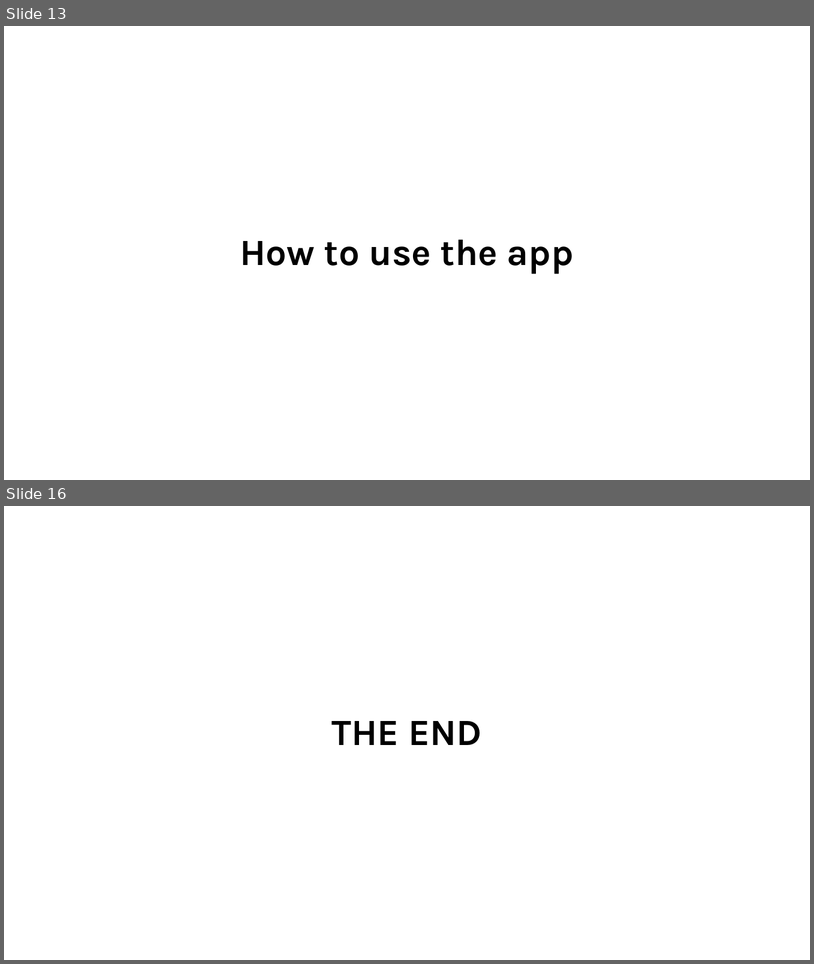
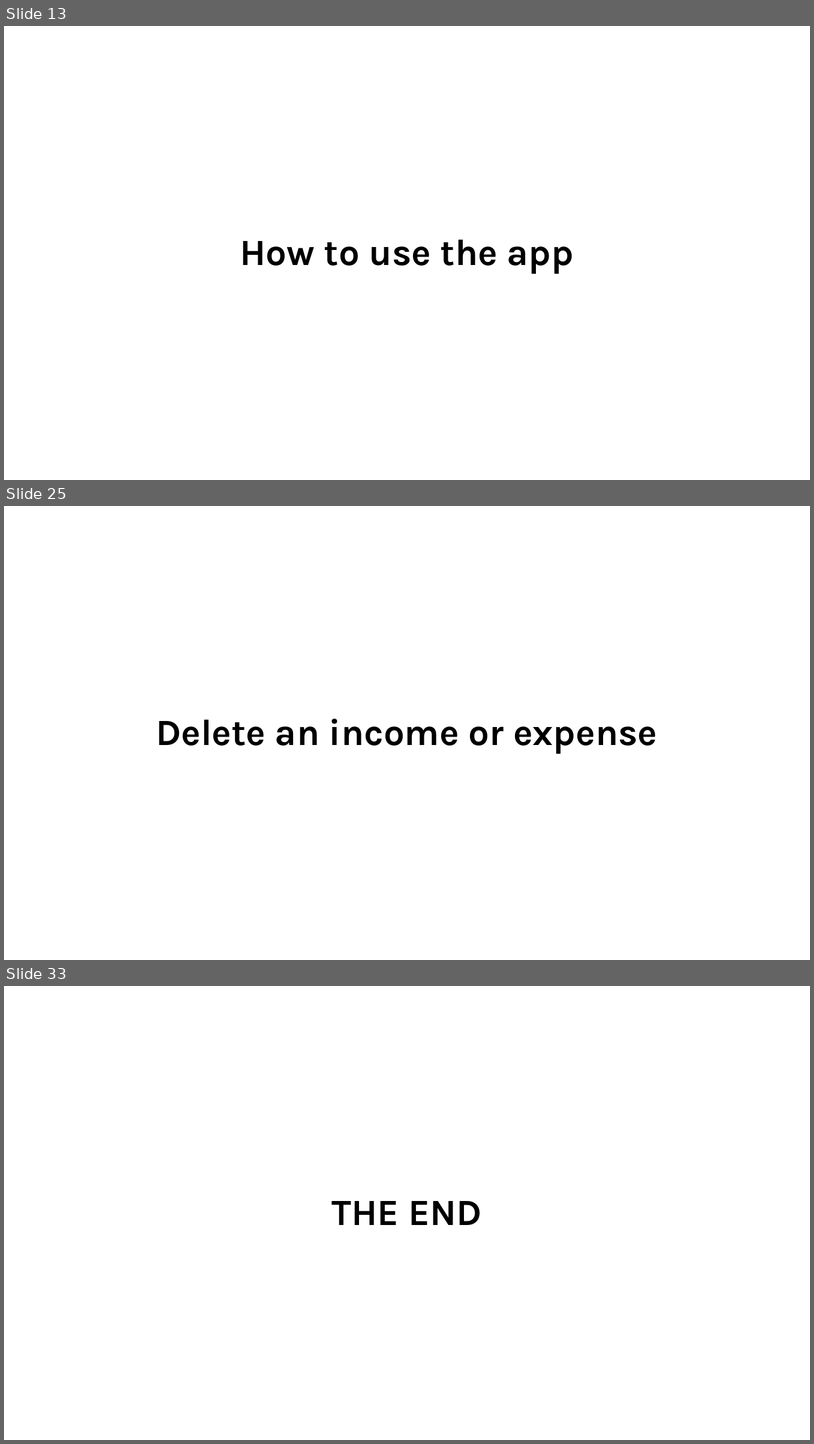
Before and after one commit to RamandeepChamba/expense-tracker-react, a slide deck: readme.pptx. Shown one above the other, each under a label of ours: slides 13 and 16 before the commit, slides 13, 25 and 33 after it; the slides between them are not shown. The pictures are 814x964 and 814x1444 pixels, drawn with LibreOffice and Linux fonts; fonts in the diff are those of the drawing. Boxes give left, top, right and bottom in pixels: in the first picture for what was removed or moved away, otherwise in the second. Text is boxed around its words. In the diff, an @@ line names an element or a change of style, - is before the commit and + after.

```diff
--- a/readme.pptx
+++ b/readme.pptx
@@ slide 25 added at (4,506,810,960), background #FFFFFF @@
@@ title added at (156,718,657,754), 44 pt, text #000000, bold @@
+Delete an income or expense
@@ what was slide 16 is now slide 33 @@
```
Also in this commit, not shown: 2 slides changed, 16 other slides added.
